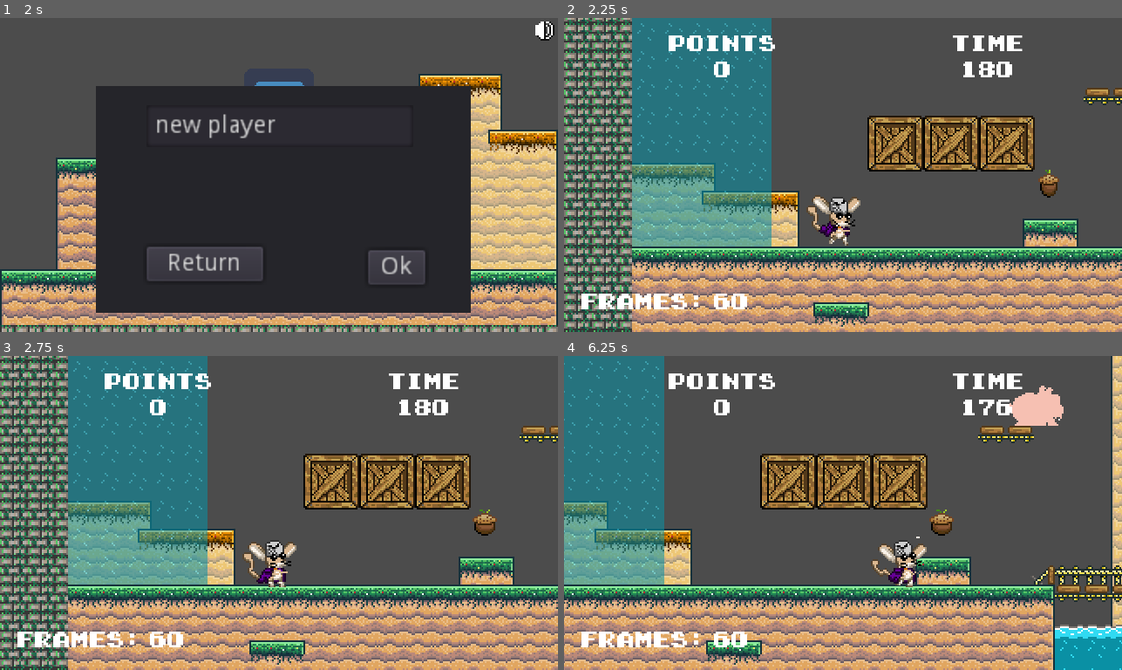
Above: before the commit, frames 1-4 (two rows, left to right).
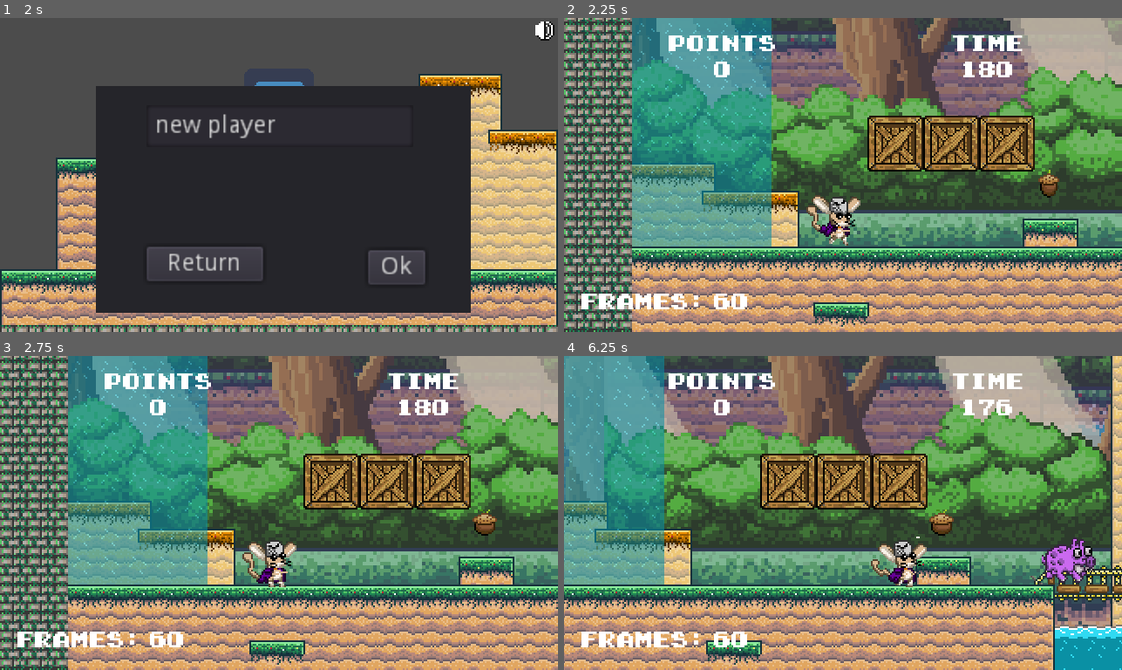
Above: after the commit, the same moments.

Repository: kmaxare/project-one
Game: Godot game, scene res://GUI/main_screen.tscn
The game is run twice, just before and just after one commit, with the same random seed, the same clock (stepped at 60 frames per second) and the same inputs. The engine's default icon, where the game draws it, is replaced by a stand-in: a white triangle on a blue panel in a dark square.
Inputs:
- Up to frame 1 (2 s): click "Start" at 0.5 s; click "Start" at 1.25 s
- Up to frame 2 (2.25 s): click "Ok" at 2 s
- Up to frame 3 (2.75 s): no input
- Up to frame 4 (6.25 s): hold Right (ui_right) 2.78-4.28 s; hold Left (ui_left) 4.28-5.03 s; hold Right (ui_right) from 5.03 s (still down)

Frame 1 is identical in both runs. In frame 2, 40% of the frame differs, in the area x 12-100%, y 0-73%; in frame 3, 40%; in frame 4, 51%, in the area x 0-98%, y 0-87%.

Commit message:
Agrengando nodo parallax y configuracion de Pixel

Diff:
--- a/levels/level_one.tscn
+++ b/levels/level_one.tscn
@@ -6,6 +6,7 @@
 [ext_resource path="res://interactive_objects/surprise_block_tilemap.tscn" type="PackedScene" id=4]
 [ext_resource path="res://tiles/floor.tscn" type="PackedScene" id=5]
 [ext_resource path="res://interactive_objects/trap_board.tscn" type="PackedScene" id=6]
+[ext_resource path="res://sprites/parallax_background/cielo_fondo_DDL_parallax.png" type="Texture" id=7]
 [ext_resource path="res://interactive_objects/seed_point_tilemap.tscn" type="PackedScene" id=8]
 [ext_resource path="res://interactive_objects/immerse_death.tscn" type="PackedScene" id=9]
 [ext_resource path="res://interactive_objects/powerup_tilemap.tscn" type="PackedScene" id=10]
@@ -14,6 +15,28 @@
 [ext_resource path="res://interactive_objects/barrel_generator.tscn" type="PackedScene" id=13]
 [ext_resource path="res://levels/level_one.gd" type="Script" id=14]
 [ext_resource path="res://characters/enemy/crab_enemy_tilemap.tscn" type="PackedScene" id=15]
+[ext_resource path="res://sprites/parallax_background/nube_DDL_parallax.png" type="Texture" id=16]
+[ext_resource path="res://sprites/parallax_background/todo_DDL_parallax.png" type="Texture" id=17]
+[ext_resource path="res://sprites/parallax_background/luz_DDL_parallax.png" type="Texture" id=18]
+[ext_resource path="res://sprites/parallax_background/arbol_DDL_parallax.png" type="Texture" id=19]
+[ext_resource path="res://sprites/parallax_background/tierra_arbusto_DDL_parallax.png" type="Texture" id=20]
+
+[sub_resource type="Shader" id=1]
+code = "shader_type canvas_item;
+
+uniform vec2 Direction = vec2(1.0,0.0);
+uniform float Speed = 0.03f;
+
+void fragment()
+{
+	COLOR = texture(TEXTURE, UV + (Direction * TIME * Speed));
+}
+"
+
+[sub_resource type="ShaderMaterial" id=2]
+shader = SubResource( 1 )
+shader_param/Direction = Vector2( 1, 0 )
+shader_param/Speed = 0.03
 
 [node name="LevelOne" type="Node2D"]
 pause_mode = 1
@@ -26,6 +49,80 @@
 
 [node name="CornerBR" type="Position2D" parent="Settings"]
 position = Vector2( 1522, 548 )
+
+[node name="ParallaxBackground" type="ParallaxBackground" parent="."]
+
+[node name="Sky" type="ParallaxLayer" parent="ParallaxBackground"]
+light_mask = 32
+motion_scale = Vector2( 0.8, 0.8 )
+motion_mirroring = Vector2( 512, 0 )
+
+[node name="Sprite" type="Sprite" parent="ParallaxBackground/Sky"]
+light_mask = 32
+position = Vector2( 48, -464 )
+scale = Vector2( 2, 2 )
+texture = ExtResource( 7 )
+centered = false
+
+[node name="Clouds" type="ParallaxLayer" parent="ParallaxBackground"]
+light_mask = 32
+material = SubResource( 2 )
+motion_mirroring = Vector2( 512, 0 )
+
+[node name="Sprite" type="Sprite" parent="ParallaxBackground/Clouds"]
+light_mask = 32
+position = Vector2( 48, -464 )
+scale = Vector2( 2, 2 )
+texture = ExtResource( 16 )
+centered = false
+
+[node name="ForestBackground" type="ParallaxLayer" parent="ParallaxBackground"]
+light_mask = 32
+motion_scale = Vector2( 0.6, 0.8 )
+motion_mirroring = Vector2( 512, 0 )
+
+[node name="Sprite" type="Sprite" parent="ParallaxBackground/ForestBackground"]
+light_mask = 32
+position = Vector2( 48, -464 )
+scale = Vector2( 2, 2 )
+texture = ExtResource( 17 )
+centered = false
+
+[node name="Light" type="ParallaxLayer" parent="ParallaxBackground"]
+light_mask = 32
+motion_scale = Vector2( 0.8, 1 )
+motion_mirroring = Vector2( 512, 0 )
+
+[node name="Sprite" type="Sprite" parent="ParallaxBackground/Light"]
+light_mask = 32
+position = Vector2( 48, -464 )
+scale = Vector2( 2, 2 )
+texture = ExtResource( 18 )
+centered = false
+
+[node name="Forest" type="ParallaxLayer" parent="ParallaxBackground"]
+light_mask = 32
+motion_scale = Vector2( 0.7, 1 )
+motion_mirroring = Vector2( 512, 0 )
+
+[node name="Sprite" type="Sprite" parent="ParallaxBackground/Forest"]
+light_mask = 32
+position = Vector2( 48, -464 )
+scale = Vector2( 2, 2 )
+texture = ExtResource( 19 )
+centered = false
+
+[node name="EarthBush" type="ParallaxLayer" parent="ParallaxBackground"]
+light_mask = 32
+motion_scale = Vector2( 0.8, 1 )
+motion_mirroring = Vector2( 512, 0 )
+
+[node name="Sprite" type="Sprite" parent="ParallaxBackground/EarthBush"]
+light_mask = 32
+position = Vector2( 48, -464 )
+scale = Vector2( 2, 2 )
+texture = ExtResource( 20 )
+centered = false
 
 [node name="BottomFloor" parent="." groups=["foor"] instance=ExtResource( 5 )]
 position = Vector2( 33, -13 )
@@ -80,9 +177,6 @@
 [node name="TrapBoard6" parent="TrapBoard" instance=ExtResource( 6 )]
 position = Vector2( 881, 507 )
 
-[node name="TrapBoard7" parent="TrapBoard" instance=ExtResource( 6 )]
-position = Vector2( 324, 416 )
-
 [node name="Enemies" type="Node2D" parent="."]
 
 [node name="CrabEnemyTilemap" parent="Enemies" instance=ExtResource( 15 )]
Not shown: 1 places in levels/level_one.tscn that only renumber resources
Binary file added: sprites/parallax_background/arbol_DDL_parallax.png
Not shown, added: sprites/parallax_background/arbol_DDL_parallax.png.import
Binary file added: sprites/parallax_background/bosque_fondo_DDL_parallax.png
Not shown, added: sprites/parallax_background/bosque_fondo_DDL_parallax.png.import
Binary file added: sprites/parallax_background/cielo_fondo_DDL_parallax.png
Not shown, added: sprites/parallax_background/cielo_fondo_DDL_parallax.png.import
Binary file added: sprites/parallax_background/luz_DDL_parallax.png
Not shown, added: sprites/parallax_background/luz_DDL_parallax.png.import
Binary file added: sprites/parallax_background/nube_DDL_parallax.png
Not shown, added: sprites/parallax_background/nube_DDL_parallax.png.import
Binary file added: sprites/parallax_background/tierra_arbusto_DDL_parallax.png
(and 3 more such lines)
